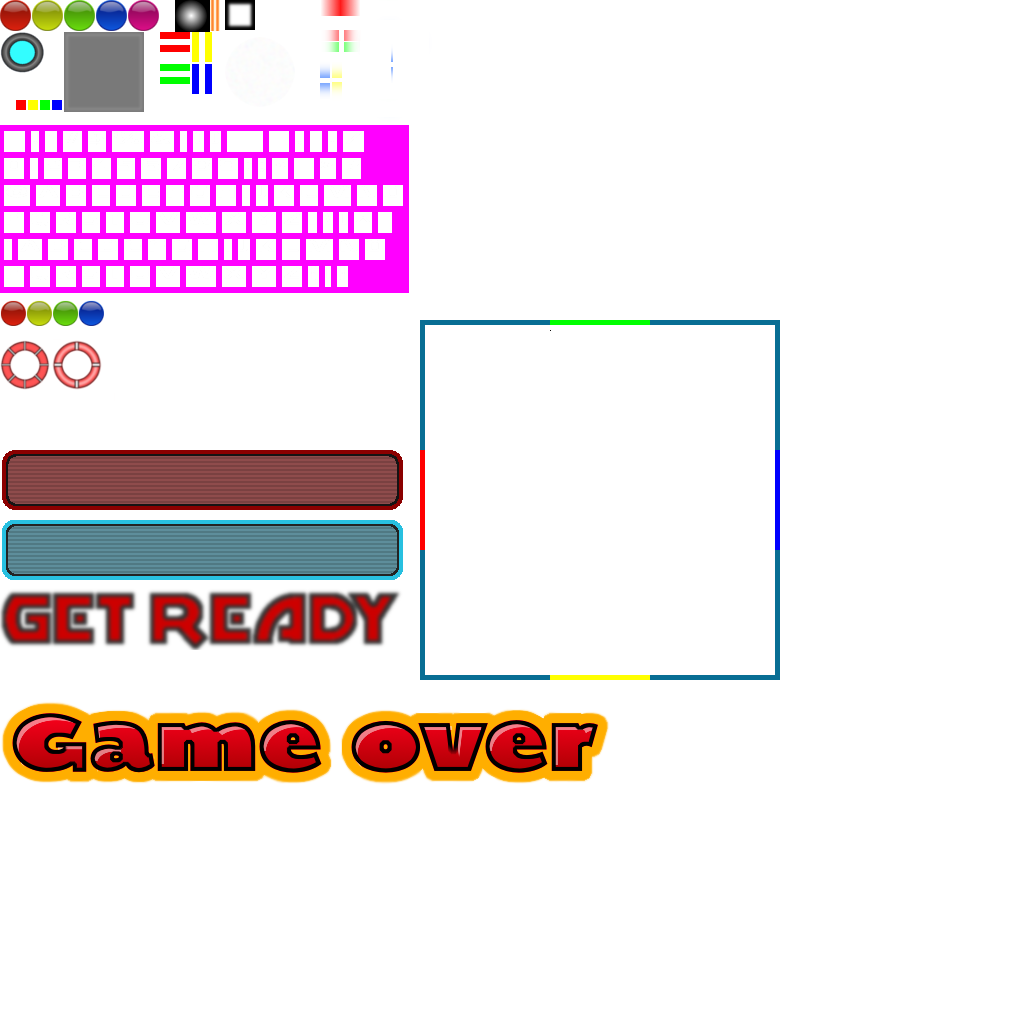
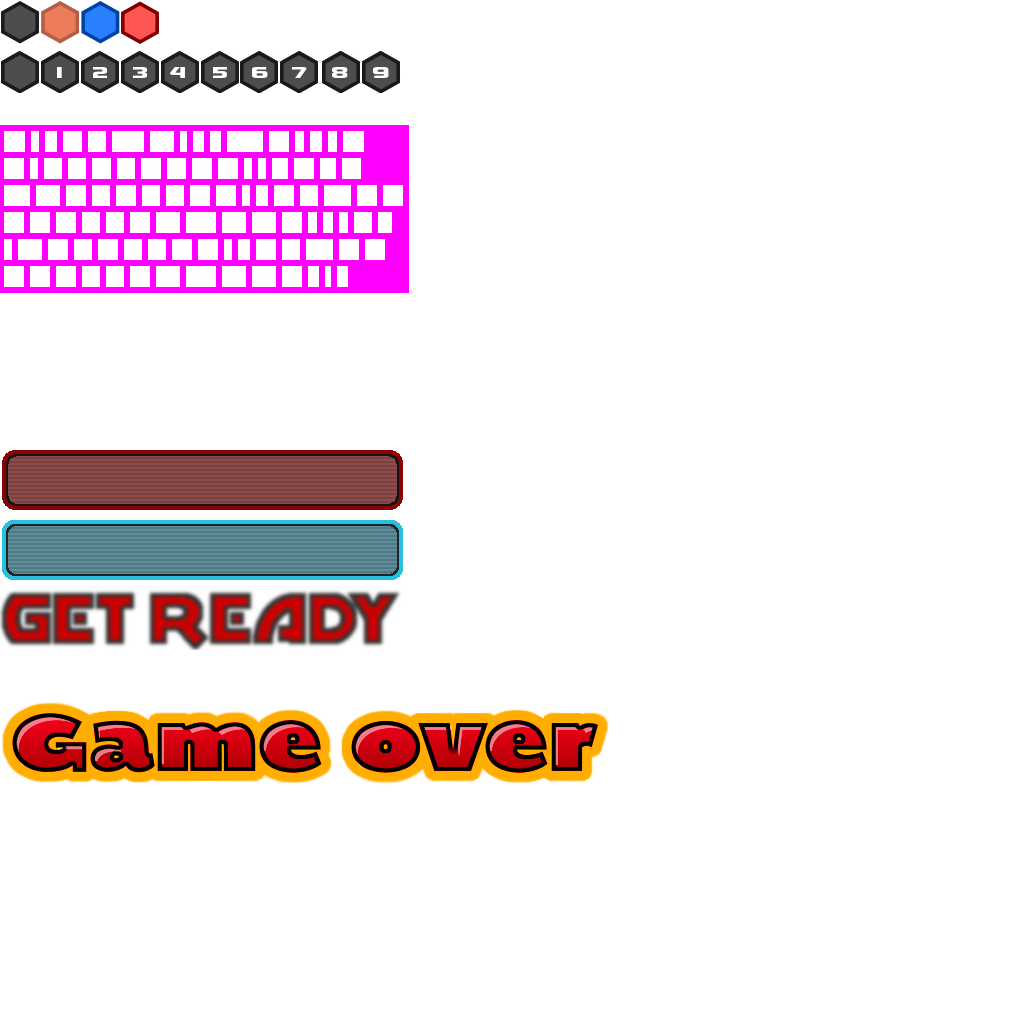
Before/after of a w=1024, h=1024 layered artwork. What changed in the layer stack:
removed layer "Alien Glow #1" over box(320, 19, 402, 118)
removed layer "Alien Glow" over box(321, 0, 402, 99)
removed layer "Ebene #9" over box(420, 320, 780, 680)
moved "Ebene #13" above "Ebene #4", painted on it over box(0, 0, 780, 680)
removed layer "Ebene #7" (was 90%) over box(321, 0, 360, 16)
removed layer "Ebene #14" over box(52, 340, 102, 390)
hid "Ebene #4", moved it above "Numbers", painted on it over box(12, 67, 551, 331)
removed layer "Ebene #6" over box(225, 0, 255, 30)
removed layer "Ebene #5" over box(225, 0, 255, 30)
added layer "Numbers" above "Ebene #2" over box(61, 67, 389, 78)
showed "Ebene #2", painted on it over box(1, 51, 780, 680)
painted on "Balls" over box(0, 0, 402, 326)
removed layer "Ebene #11" (was 80%) over box(8, 39, 36, 65)
removed layer "Ebene" over box(175, 0, 210, 32)
